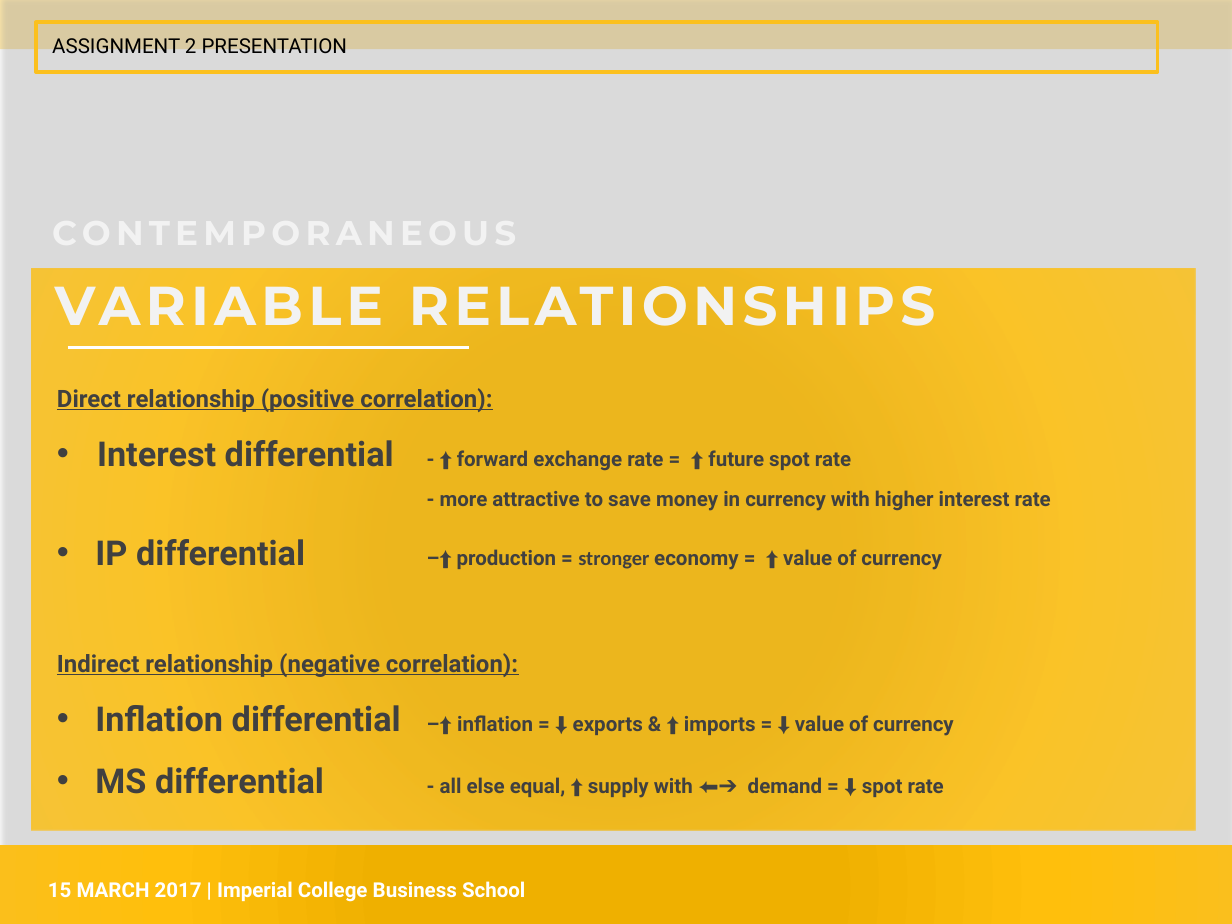
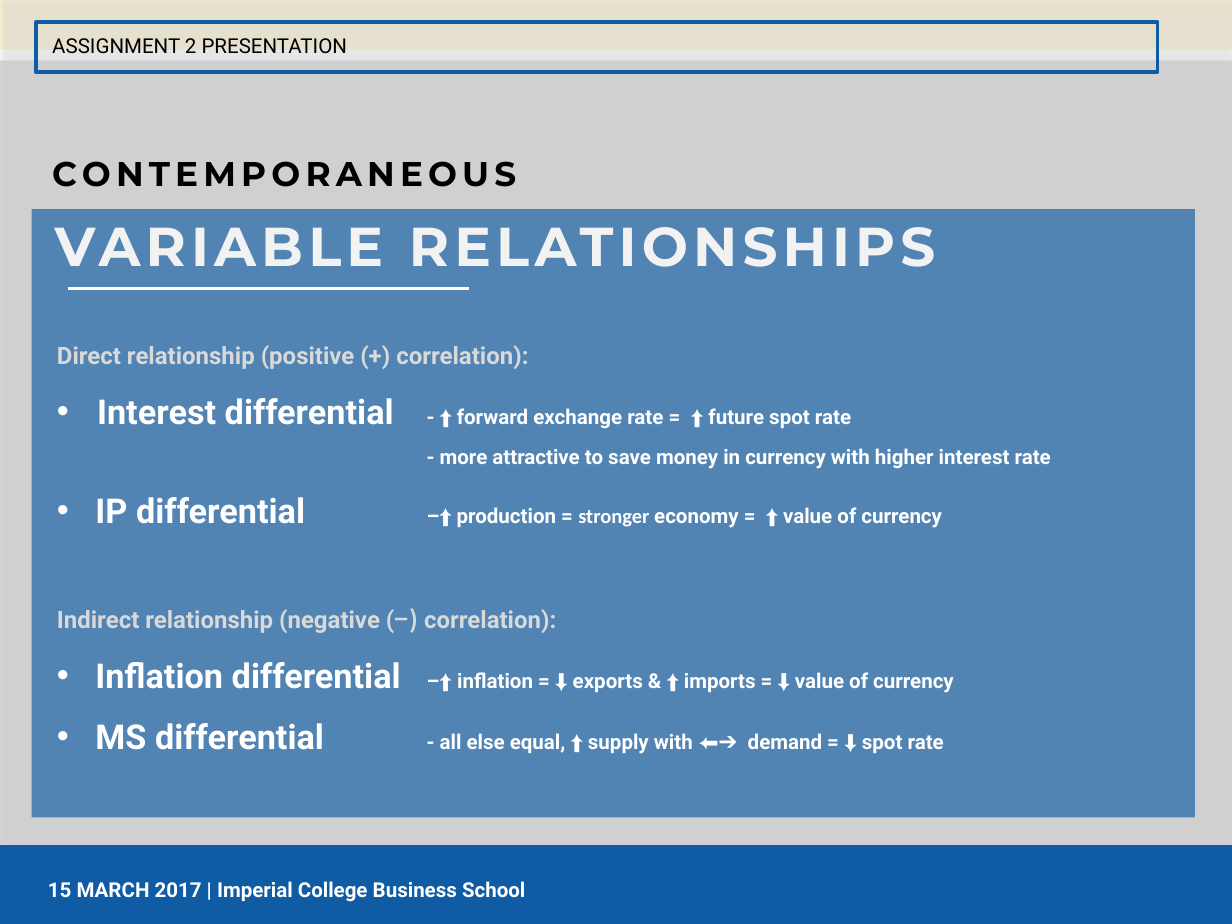
Before and after one commit to siowmeng/bigdatafinance, a slide deck: slide 2 of Presentation.pptx. Drawn at 1232x924 pixels with LibreOffice and Linux fonts; fonts in the diff are those of the drawing; background and template pictures are left out; a plain dark background stands for a picture behind light text. Boxes give left, top, right and bottom in pixels: in the first picture for what was removed or moved away, otherwise in the second. Text is boxed around its words. In the diff, an @@ line names an element or a change of style, - is before the commit and + after.

```diff
--- a/Presentation.pptx
+++ b/Presentation.pptx
@@ rectangle at bbox=[0, 0, 1232, 924]: fill #FFFFFF at 61% opacity to #FFFFFF at 80% opacity @@
@@ rectangle at bbox=[36, 22, 1157, 71]: outline #FBC01E 2.08 pt to #105CA4 2.08 pt @@
@@ rectangle added at bbox=[0, 30, 1232, 60], fill #FFFFFF @@
@@ text "CONTEMPORANEOUS" at bbox=[52, 161, 516, 187]: text colour #F2F2F2 to #000000 @@
@@ rectangle: place and size @@
-rectangle at bbox=[32, 269, 1195, 832]
+rectangle at bbox=[32, 209, 1195, 818]
@@ rectangle at bbox=[32, 209, 1195, 818]: fill gradient #F1B000 to #FFBF0D to #FBC01E to #105CA4 at 66% opacity @@
@@ 2 texts, 1 line: place and size @@
-2 texts, 1 line at bbox=[41, 205, 1162, 347]
+2 texts, 1 line at bbox=[52, 161, 935, 288]
@@ text "Direct relationship (positive (+) correlation):": place and size @@
-text "Direct relationship (positive (+) correlation):" at bbox=[57, 388, 1051, 798]
+text "Direct relationship (positive (+) correlation):" at bbox=[57, 345, 1051, 528]
@@ text at bbox=[57, 345, 528, 369]: text changed; text colour #404040 to #D9D9D9 @@
-Direct relationship (positive correlation):
+Direct relationship (positive (+) correlation):
@@ text at bbox=[95, 398, 1051, 528]: text colour #404040 to #FFFFFF in "Interest differential - ⬆ forward exchange rate ...", "- more attractive to save money in ...", "IP differential –⬆ production = stronger economy ..." @@
@@ text added at bbox=[57, 609, 954, 754], 12 pt, text #FFFFFF, bold @@
+Indirect relationship (negative (−) correlation):
+• Inflation differential –⬆ inflation = ⬇ exports & ⬆ imports = ⬇ value of currency
+• MS differential - all else equal, ⬆ supply with ⬅➔ demand = ⬇ spot rate
@@ text at bbox=[57, 653, 954, 798]: paragraphs removed @@
-Indirect relationship (negative correlation):
-• Inflation differential –⬆ inflation = ⬇ exports & ⬆ imports = ⬇ value of currency
-• MS differential - all else equal, ⬆ supply with ⬅➔ demand = ⬇ spot rate
@@ rectangle at bbox=[0, 845, 1232, 924]: fill gradient #F1B000 to #FFBF0D to #FBC01E to #105CA4 @@
```
Also in this commit, not shown: 9 other slides changed, 1 slide removed.
